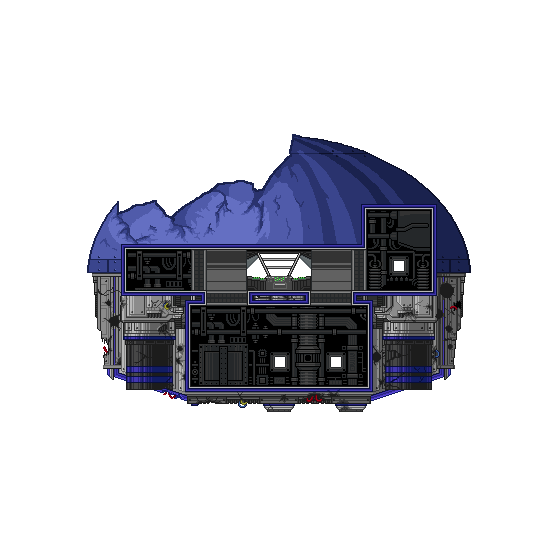
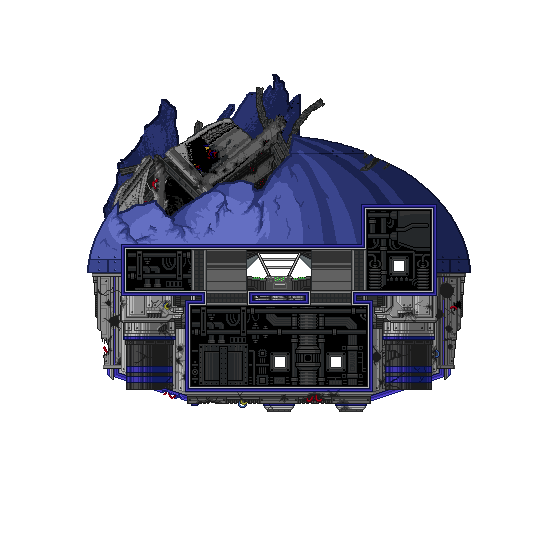
Layer changes from the first 534px x 534px image to the second:
renamed "Layer 24" to "Layer 25", painted on it over [103, 74, 390, 218]
